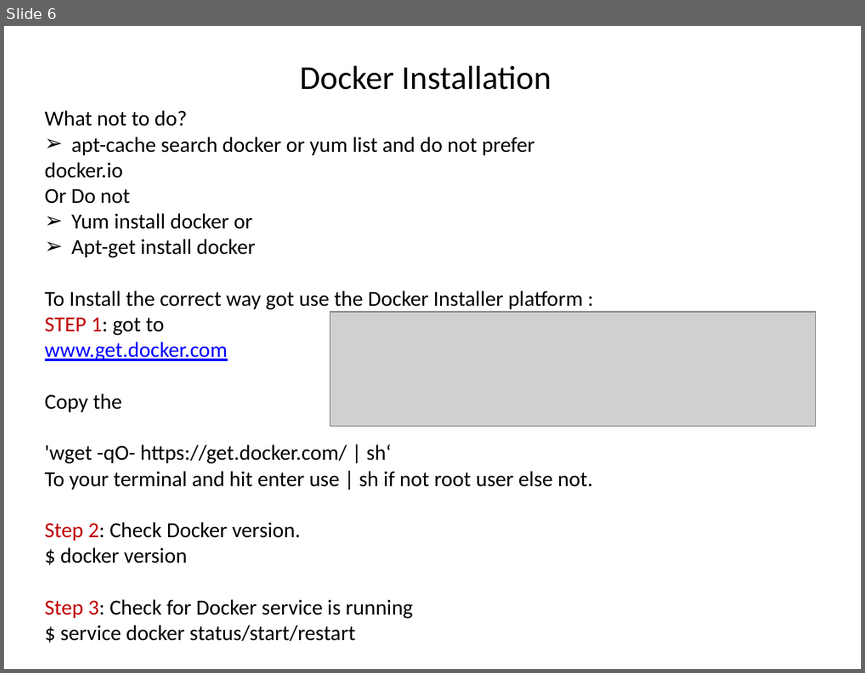
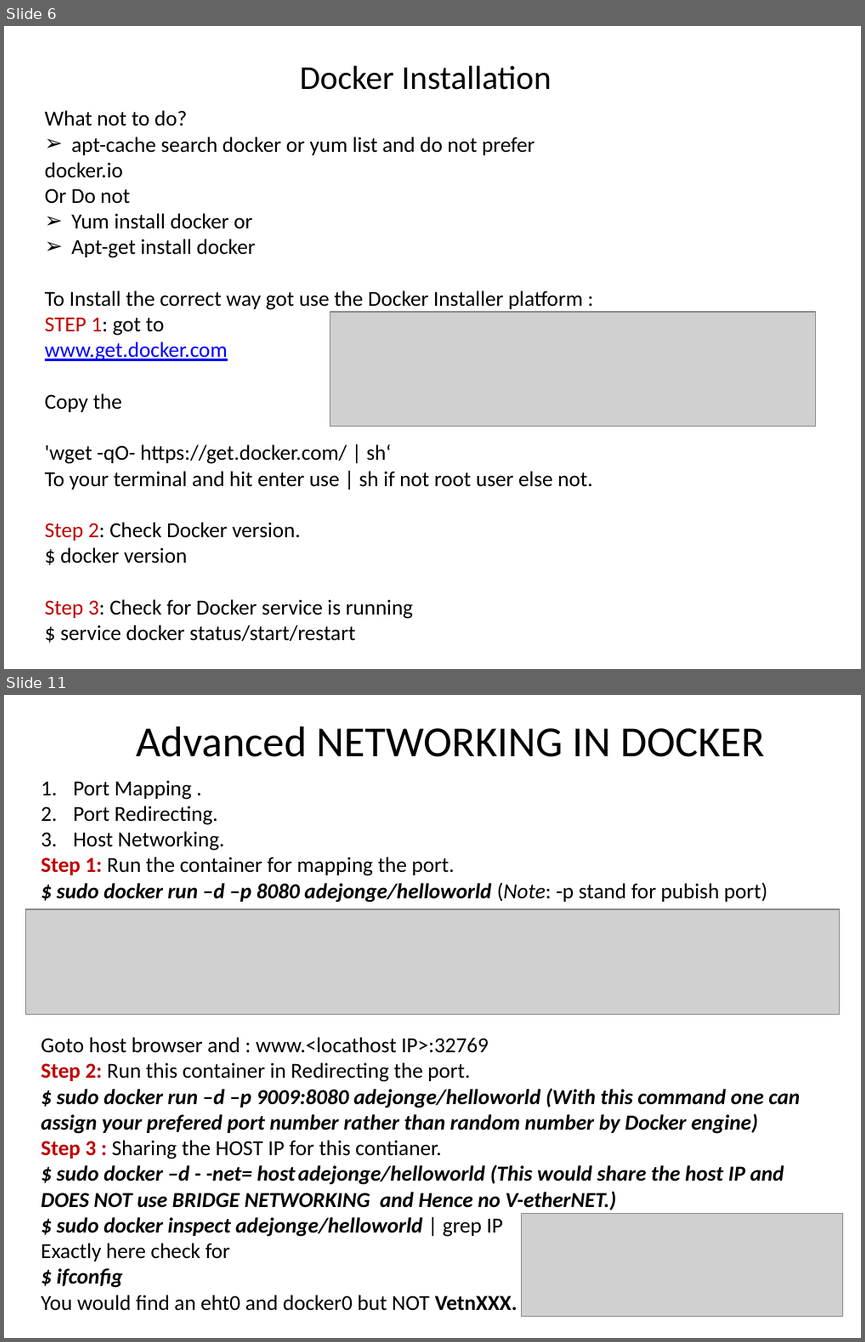
Before and after one commit to zameerpasha/DevopsTrainingRepo, a slide deck: Dockers/Docker_Tutorial.pptx. Shown one above the other, each under a label of ours: slide 6 before the commit, slides 6 and 11 after it; the slides between them are not shown. The pictures are 865x673 and 865x1342 pixels, drawn with LibreOffice and Linux fonts; fonts in the diff are those of the drawing; grey boxes stand for pictures. Boxes give left, top, right and bottom in pixels: in the first picture for what was removed or moved away, otherwise in the second. Text is boxed around its words. In the diff, an @@ line names an element or a change of style, - is before the commit and + after.

Commit message:
updated Docker ppt with Networking concepts

```diff
--- a/Dockers/Docker_Tutorial.pptx
+++ b/Dockers/Docker_Tutorial.pptx
@@ slide 11 added at (x1=4, y1=695, x2=861, y2=1338), background #FFFFFF @@
@@ text added at (x1=136, y1=726, x2=764, y2=757), 36 pt, text #000000 @@
+Advanced NETWORKING IN DOCKER
@@ text added at (x1=41, y1=780, x2=800, y2=1310), 18 pt, text #000000, bold, italic @@
+1. Port Mapping .
+2. Port Redirecting.
+3. Host Networking.
+Step 1: Run the container for mapping the port.
+$ sudo docker run –d –p 8080 adejonge/helloworld (Note: -p stand for pubish port)
+Goto host browser and : www.<locathost IP>:32769
+Step 2: Run this container in Redirecting the port.
+$ sudo docker run –d –p 9009:8080 adejonge/helloworld (With this command one can assign your prefered port number rather than random number by Docker engine)
+Step 3 : Sharing the HOST IP for this contianer.
+$ sudo docker –d - -net= host adejonge/helloworld (This would share the host IP and DOES NOT use BRIDGE NETWORKING and Hence no V-etherNET.)
+$ sudo docker inspect adejonge/helloworld | grep IP
+Exactly here check for
+$ ifconfig
+You would find an eht0 and docker0 but NOT VetnXXX.
@@ picture added at (x1=25, y1=909, x2=840, y2=1014) @@
@@ picture added at (x1=522, y1=1213, x2=843, y2=1316) @@
```
Also in this commit, not shown: 3 slides changed, 1 other slide added.
